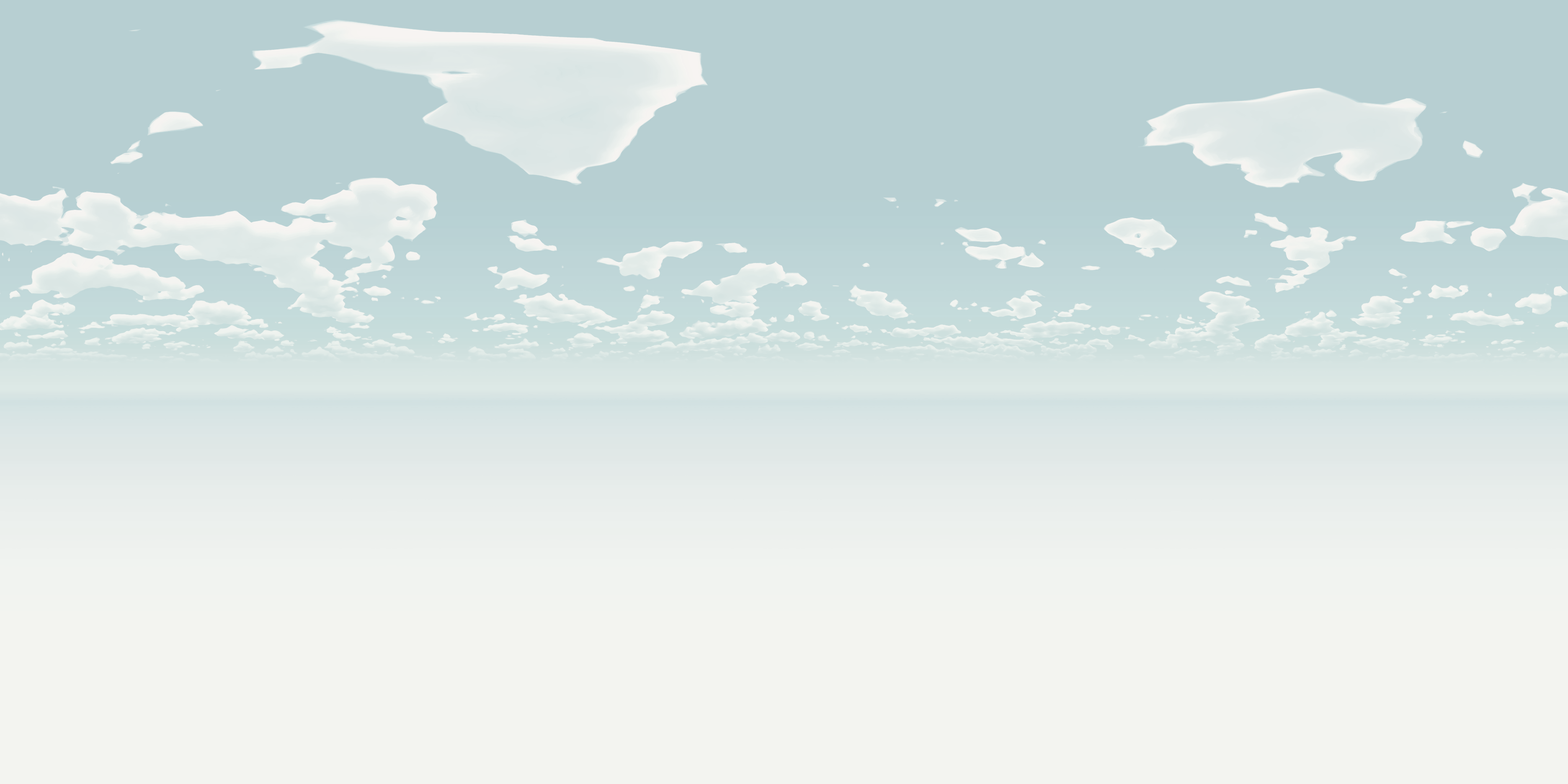
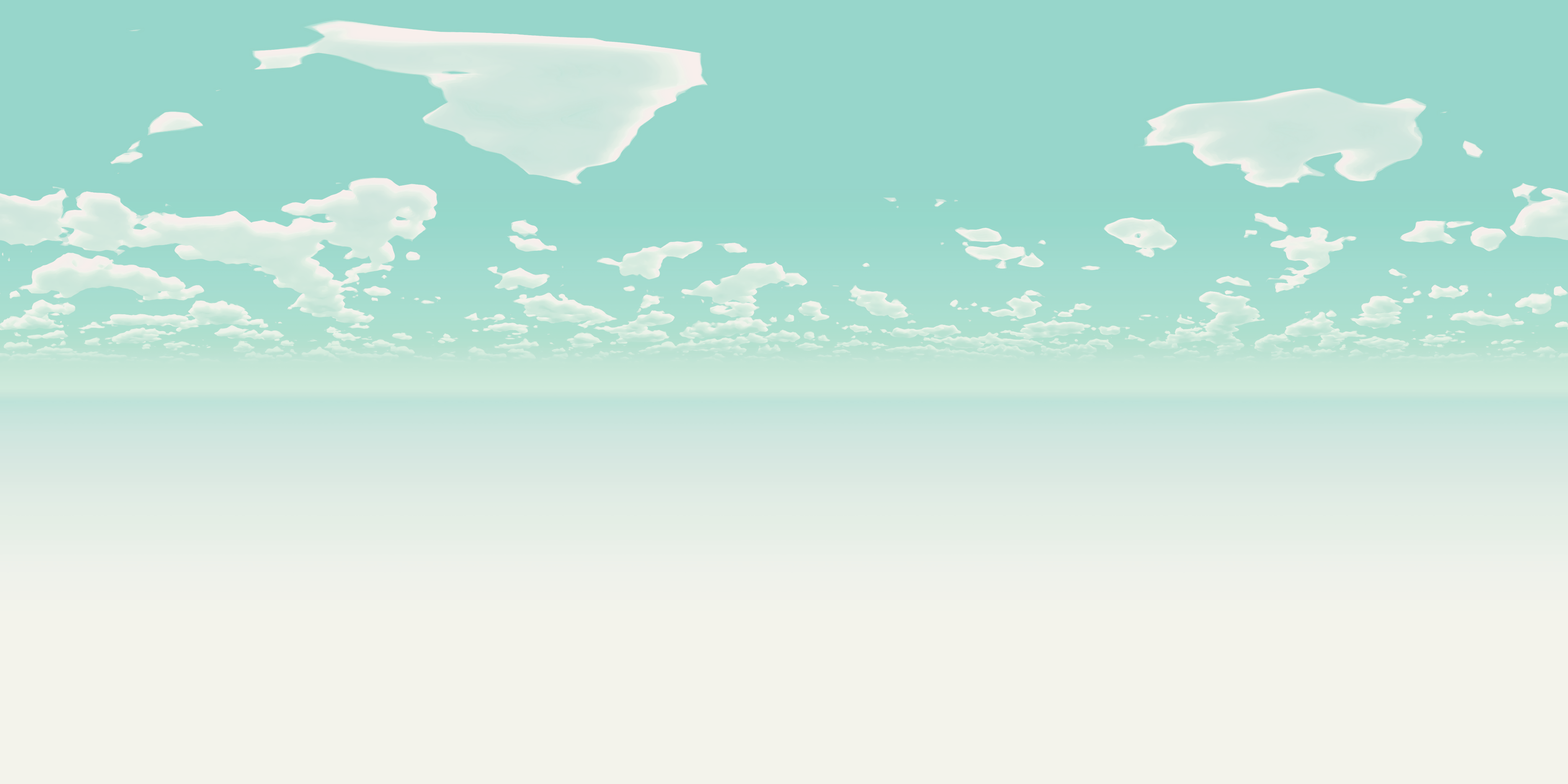
Comparing the layer stacks of the two 1568 × 784 images. Changes:
pixels changed over [0, 0, 1568, 784] (layer not identified)